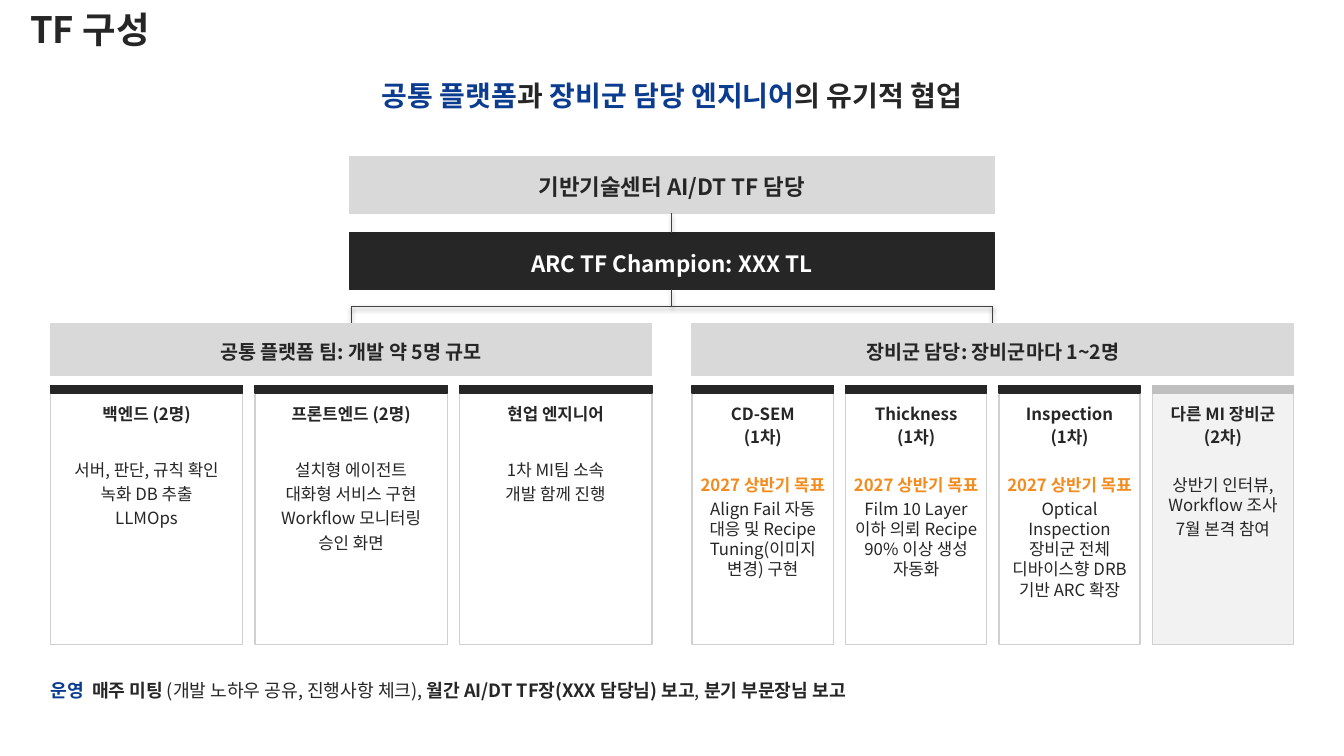
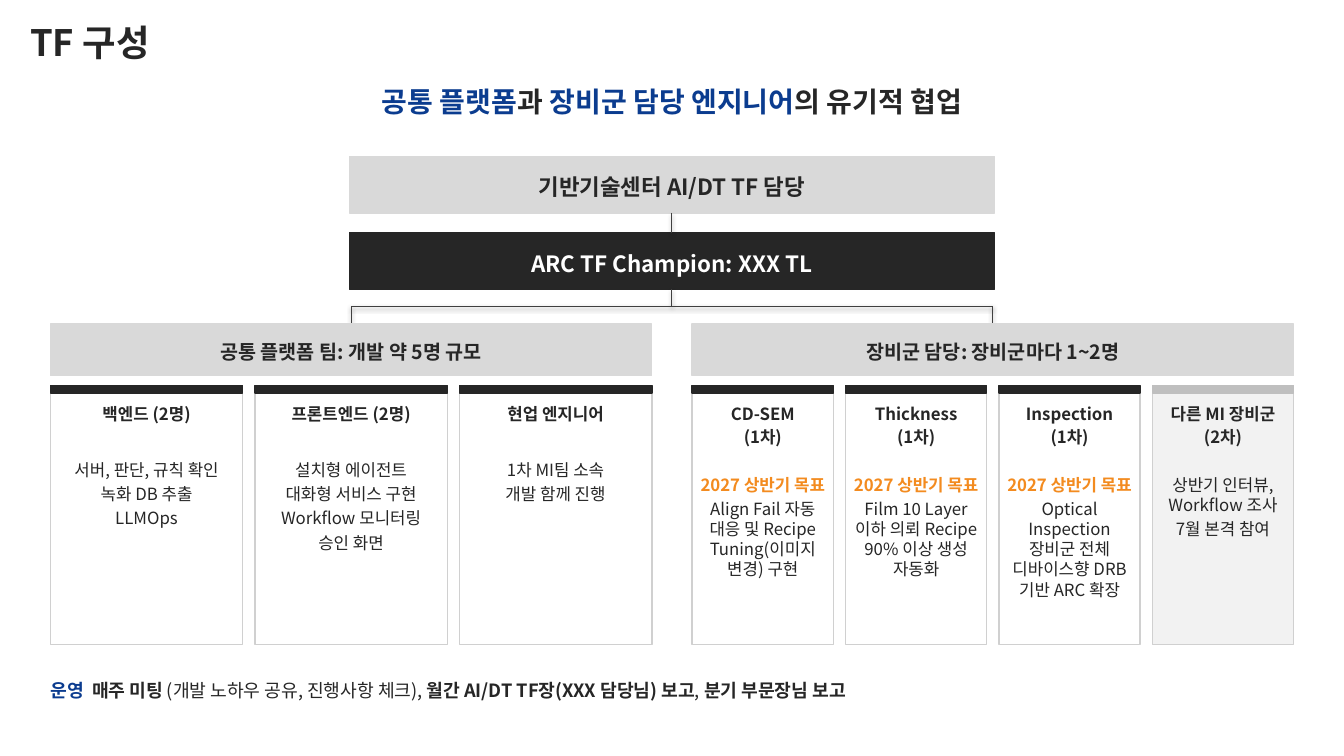
Before and after one commit to DarrenKoi/pm_notes, a slide deck: slide 5 of my-task/arc-tf/deliverables/arc-tf-exec-summary.pptx. Drawn at 1344x756 pixels with LibreOffice and Linux fonts; fonts in the diff are those of the drawing. Boxes give left, top, right and bottom in pixels: in the first picture for what was removed or moved away, otherwise in the second. Text is boxed around its words. In the diff, an @@ line names an element or a change of style, - is before the commit and + after.

```diff
--- a/my-task/arc-tf/deliverables/arc-tf-exec-summary.pptx
+++ b/my-task/arc-tf/deliverables/arc-tf-exec-summary.pptx
@@ text "TF 구성": place and size @@
-text "TF 구성" at <box>30,12,150,47</box>
+text "TF 구성" at <box>30,25,150,60</box>
@@ text "공통 플랫폼과 장비군 담당 엔지니어의 ...": place and size @@
-text "공통 플랫폼과 장비군 담당 엔지니어의 ..." at <box>382,82,963,109</box>
+text "공통 플랫폼과 장비군 담당 엔지니어의 ..." at <box>382,88,963,115</box>
```
Also in this commit, not shown: 4 other slides changed, 4 other files.
